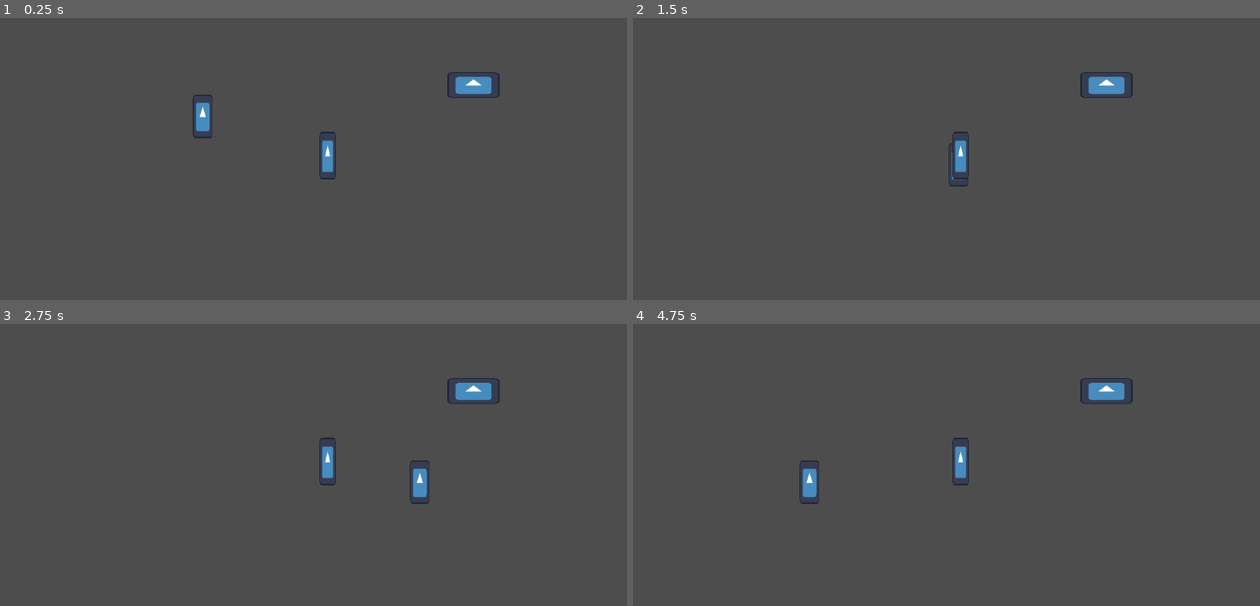
Above: before the commit, frames 1-4 (two rows, left to right).
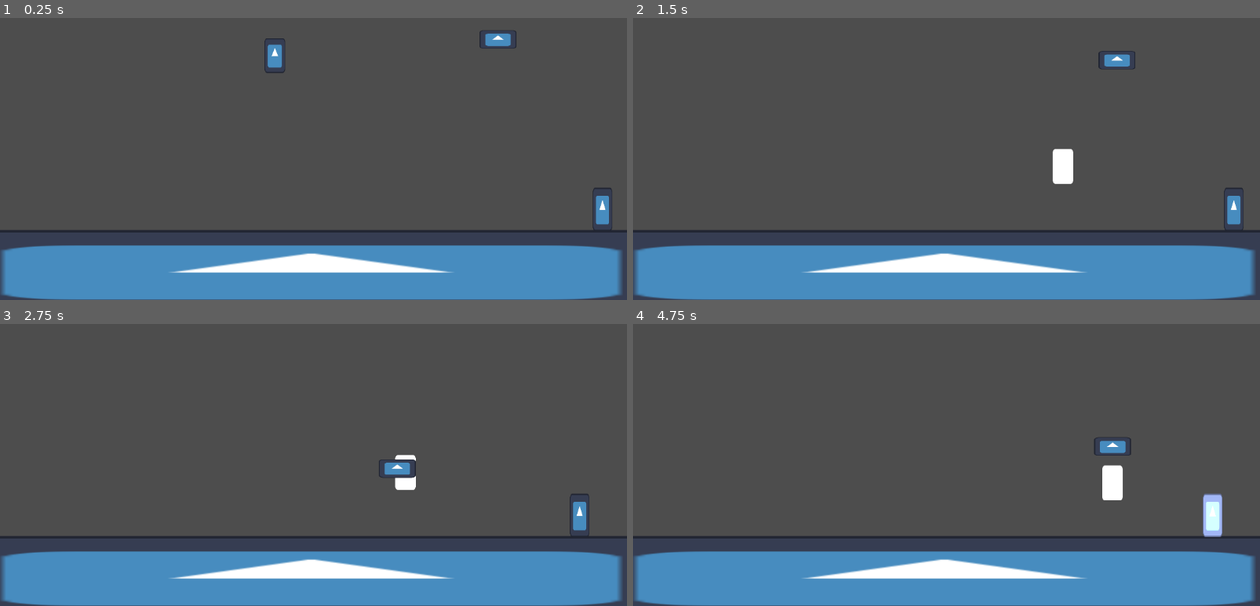
Above: after the commit, the same moments.

Repository: SamHam251/Tutle
Game: Godot game, scene res://scenes/game.tscn
The game is run twice, just before and just after one commit, with the same random seed, the same clock (stepped at 60 frames per second) and the same inputs. Before the commit the project starts from res://scenes/test_scene.tscn. The engine's default icon, where the game draws it, is replaced by a stand-in: a white triangle on a blue panel in a dark square.
Inputs (mouse positions are in pixels of both pictures, inside the frame that each line leads up to):
- Up to frame 1 (0.25 s): no input
- Up to frame 2 (1.5 s): tap Enter (ui_accept) at 0.5, 0.77, 0.8, 1.07, 1.35 s; move the mouse to (1084, 105) at 0.52 s; hold Right (ui_right) from 0.53 s (still down); right-click (1084, 105) at 0.6 s; move the mouse to (821, 142) at 1.27 s
- Up to frame 3 (2.75 s): tap Enter (ui_accept) at 1.52, 1.82, 2.3 s; right-click (188, 448) at 1.55 s; move the mouse to (376, 352) at 2.02 s; release Right (ui_right) at 2.03 s; hold Left (ui_left) from 2.03 s (still down); right-click (376, 352) at 2.1 s
- Up to frame 4 (4.75 s): move the mouse to (915, 501) at 2.77 s; release Left (ui_left) at 2.78 s; hold Right (ui_right) 2.78-4.28 s; right-click (915, 501) at 2.85 s; tap Enter (ui_accept) at 3.02, 3.32, 3.6, 3.77, 4.07, 4.52 s; move the mouse to (1134, 481) at 3.52 s; move the mouse to (758, 377) at 4.27 s; hold Left (ui_left) from 4.28 s (still down); right-click (758, 377) at 4.35 s

The runs differ from the first frame. In frame 1, 22% of the frame differs, in the area x 0-100%, y 4-100%; in frame 2, 22%; in frame 3, 22%; in frame 4, 22%, in the area x 0-100%, y 19-100%.

Commit message:
enemy ground, start of flying enemy
working on the attack

Diff:
--- a/main.tscn
+++ b/main.tscn
@@ -1,7 +1,7 @@
 [gd_scene format=3 uid="uid://chunypk5a35q8"]
 
-[ext_resource type="PackedScene" uid="uid://oy67rn0cumj3" path="res://player.tscn" id="1_ig7tw"]
-[ext_resource type="PackedScene" uid="uid://dyijppicet52a" path="res://wall.tscn" id="2_0xm2m"]
+[ext_resource type="PackedScene" uid="uid://oy67rn0cumj3" path="res://scenes/player.tscn" id="1_ig7tw"]
+[ext_resource type="PackedScene" uid="uid://dyijppicet52a" path="res://scenes/wall.tscn" id="2_0xm2m"]
 [ext_resource type="PackedScene" uid="uid://c1kkxundm2afe" path="res://enemy_testing.tscn" id="3_h2yge"]
 
 [node name="LevelScene" type="Node2D" unique_id=180348882]
--- a/node_2d.tscn
+++ /dev/null
@@ -1,5 +0,0 @@
-[gd_scene format=3 uid="uid://b5myhbv8ntedf"]
-
-[node name="Node2D" type="Node2D" unique_id=1241186504]
-
-[node name="Bone2D" type="Bone2D" parent="." unique_id=609641694]
--- a/project.godot
+++ b/project.godot
@@ -15,7 +15,7 @@
 [application]
 
 config/name="Game Jam"
-run/main_scene="uid://bodmhbgf8bybh"
+run/main_scene="uid://dsv1yaispraxf"
 config/features=PackedStringArray("4.7", "Forward Plus")
 config/icon="res://icon.svg"
 
@@ -34,3 +34,10 @@
 "events": [Object(InputEventMouseButton,"resource_local_to_scene":false,"resource_name":"","device":-1,"window_id":0,"a …(253 unchanged characters)…
 ]
 }
+
+[layer_names]
+
+2d_physics/layer_1="Ground"
+2d_physics/layer_3="Enemies"
+2d_physics/layer_5="Player"
+2d_physics/layer_8="Parry Bounce"
--- a/scenes/enemy_air.tscn
+++ b/scenes/enemy_air.tscn
@@ -4,29 +4,74 @@
 [ext_resource type="Texture2D" uid="uid://barq67eed08is" path="res://icon.svg" id="1_a7ewt"]
 
 [sub_resource type="RectangleShape2D" id="RectangleShape2D_cvvuu"]
-size = Vector2(34, 14)
+size = Vector2(26, 12)
 
 [sub_resource type="CircleShape2D" id="CircleShape2D_a7ewt"]
 radius = 162.51923
 
+[sub_resource type="RectangleShape2D" id="RectangleShape2D_2fjjf"]
+size = Vector2(106, 77.25)
+
+[sub_resource type="SegmentShape2D" id="SegmentShape2D_ankee"]
+
 [node name="EnemyAir" type="CharacterBody2D" unique_id=1416769464]
 scale = Vector2(2, 2)
-collision_layer = 5
+collision_layer = 4
 script = ExtResource("1_1wx6a")
 
 [node name="Sprite2D" type="Sprite2D" parent="." unique_id=1886328244]
-scale = Vector2(0.37500003, 0.1875)
+scale = Vector2(0.26562503, 0.1328125)
 texture = ExtResource("1_a7ewt")
 
 [node name="CollisionShape2D" type="CollisionShape2D" parent="." unique_id=1378516277]
 shape = SubResource("RectangleShape2D_cvvuu")
 
 [node name="DetectionRange" type="Area2D" parent="." unique_id=1769662769]
-collision_mask = 2
+collision_layer = 0
+collision_mask = 16
 
 [node name="CollisionShape2D" type="CollisionShape2D" parent="DetectionRange" unique_id=474396612]
 shape = SubResource("CircleShape2D_a7ewt")
-debug_color = Color(0.7, 0.7, 0.7, 0.13725491)
+debug_color = Color(0.7, 0.7, 0.7, 0)
 
-[node name="RayCast2D" type="RayCast2D" parent="." unique_id=1872960686]
-target_position = Vector2(0, 100)
+[node name="HoverRange" type="Area2D" parent="." unique_id=1922989385]
+collision_layer = 0
+collision_mask = 16
+
+[node name="CollisionShape2D" type="CollisionShape2D" parent="HoverRange" unique_id=879329161]
+position = Vector2(0, -0.125)
+shape = SubResource("RectangleShape2D_2fjjf")
+debug_color = Color(0.8549998, 0, 0.9, 0.05490196)
+
+[node name="MaxHoverHeight" type="RayCast2D" parent="." unique_id=1872960686]
+visible = false
+target_position = Vector2(0, 150)
+
+[node name="MinHoverHeight" type="RayCast2D" parent="." unique_id=1918990650]
+visible = false
+target_position = Vector2(0, 65)
+
+[node name="Timers" type="Node2D" parent="." unique_id=1039279153]
+
+[node name="ActionTimer" type="Timer" parent="Timers" unique_id=2051585098]
+one_shot = true
+autostart = true
+
+[node name="AttackTimer" type="Timer" parent="Timers" unique_id=1625573927]
+one_shot = true
+
+[node name="AttackHitbox" type="Area2D" parent="." unique_id=2043474585]
+collision_layer = 0
+collision_mask = 144
+
+[node name="CollisionShape2D" type="CollisionShape2D" parent="AttackHitbox" unique_id=693489436]
+rotation = -3.1415927
+scale = Vector2(7, 7)
+shape = SubResource("SegmentShape2D_ankee")
+
+[connection signal="body_entered" from="DetectionRange" to="." method="_on_detection_range_body_entered"]
+[connection signal="body_exited" from="DetectionRange" to="." method="_on_detection_range_body_exited"]
+[connection signal="body_entered" from="HoverRange" to="." method="_on_hover_range_body_entered"]
+[connection signal="body_exited" from="HoverRange" to="." method="_on_hover_range_body_exited"]
+[connection signal="timeout" from="Timers/ActionTimer" to="." method="action"]
+[connection signal="timeout" from="Timers/AttackTimer" to="." method="start_attack"]
--- a/scenes/enemy_ground.tscn
+++ b/scenes/enemy_ground.tscn
@@ -10,11 +10,15 @@
 radius = 162.51923
 
 [sub_resource type="RectangleShape2D" id="RectangleShape2D_ankee"]
-size = Vector2(184, 26)
+size = Vector2(264, 66)
+
+[sub_resource type="CircleShape2D" id="CircleShape2D_cvvuu"]
+radius = 14.0
 
 [node name="EnemyGround" type="CharacterBody2D" unique_id=593195625]
 scale = Vector2(2, 2)
 collision_layer = 4
+collision_mask = 129
 script = ExtResource("1_s4x8n")
 
 [node name="Sprite2D" type="Sprite2D" parent="." unique_id=1183939404]
@@ -22,6 +26,7 @@
 texture = ExtResource("1_7k104")
 
 [node name="CollisionShape2D" type="CollisionShape2D" parent="." unique_id=115647677]
+visible = false
 position = Vector2(0, 6.25)
 shape = SubResource("RectangleShape2D_2fjjf")
 
@@ -30,14 +35,23 @@
 
 [node name="CollisionShape2D" type="CollisionShape2D" parent="DetectionRange" unique_id=684884795]
 shape = SubResource("CircleShape2D_ia1lp")
-debug_color = Color(0.7, 0.7, 0.7, 0.13725491)
+debug_color = Color(0.7, 0.7, 0.7, 0)
 
 [node name="DashRange" type="Area2D" parent="." unique_id=1685161382]
-collision_mask = 17
+collision_mask = 16
 
 [node name="CollisionShape2D" type="CollisionShape2D" parent="DashRange" unique_id=1530890148]
+position = Vector2(0, -20)
 shape = SubResource("RectangleShape2D_ankee")
 debug_color = Color(0.57416666, 0.65, 0, 0.41960785)
+
+[node name="HitboxDash" type="Area2D" parent="." unique_id=1592284625]
+collision_mask = 16
+
+[node name="CollisionPolygon2D" type="CollisionShape2D" parent="HitboxDash" unique_id=788688267]
+position = Vector2(9, 3.5)
+shape = SubResource("CircleShape2D_cvvuu")
+debug_color = Color(0.99999994, 0.011616092, 0.053396374, 0.41960785)
 
 [node name="Timers" type="Node2D" parent="." unique_id=999962972]
 
--- a/scenes/game.tscn
+++ b/scenes/game.tscn
@@ -1,24 +1,52 @@
 [gd_scene format=3 uid="uid://dsv1yaispraxf"]
 
 [ext_resource type="Texture2D" uid="uid://barq67eed08is" path="res://icon.svg" id="1_uwrxv"]
-[ext_resource type="PackedScene" uid="uid://oy67rn0cumj3" path="res://player.tscn" id="2_yqjtg"]
+[ext_resource type="PackedScene" uid="uid://oy67rn0cumj3" path="res://scenes/player.tscn" id="2_yqjtg"]
+[ext_resource type="PackedScene" uid="uid://b5myhbv8ntedf" path="res://scenes/enemy_ground.tscn" id="3_lnu2h"]
+[ext_resource type="PackedScene" uid="uid://cygu13je36f3i" path="res://scenes/enemy_air.tscn" id="4_lbhrr"]
 
 [sub_resource type="RectangleShape2D" id="RectangleShape2D_cvvuu"]
 size = Vector2(1650, 152)
 
+[sub_resource type="RectangleShape2D" id="RectangleShape2D_2fjjf"]
+size = Vector2(20, 116)
+
 [node name="Game" type="Node2D" unique_id=1783197433]
 
-[node name="StaticBody2D" type="StaticBody2D" parent="." unique_id=708615000]
+[node name="Floor" type="StaticBody2D" parent="." unique_id=708615000]
 
-[node name="CollisionShape2D" type="CollisionShape2D" parent="StaticBody2D" unique_id=344124560]
+[node name="CollisionShape2D" type="CollisionShape2D" parent="Floor" unique_id=344124560]
 position = Vector2(572, 595)
 shape = SubResource("RectangleShape2D_cvvuu")
 
-[node name="Sprite2D" type="Sprite2D" parent="StaticBody2D/CollisionShape2D" unique_id=145422301]
+[node name="Sprite2D" type="Sprite2D" parent="Floor/CollisionShape2D" unique_id=145422301]
 position = Vector2(-1.2636185e-05, -1.50203705e-05)
 scale = Vector2(12.890625, 1.1875)
 texture = ExtResource("1_uwrxv")
 
 [node name="Player" parent="." unique_id=592343652 instance=ExtResource("2_yqjtg")]
-position = Vector2(272, 441)
+position = Vector2(506, 171)
 scale = Vector2(2, 2)
+
+[node name="EnemyGround" parent="." unique_id=593195625 instance=ExtResource("3_lnu2h")]
+position = Vector2(1107, 471)
+
+[node name="gay jail delete later" type="Node2D" parent="." unique_id=1473623612]
+position = Vector2(-58, 0)
+
+[node name="StaticBody2D" type="StaticBody2D" parent="gay jail delete later" unique_id=500838062]
+position = Vector2(1105, 511)
+
+[node name="CollisionShape2D" type="CollisionShape2D" parent="gay jail delete later/StaticBody2D" unique_id=1858626152]
+position = Vector2(0, -48)
+shape = SubResource("RectangleShape2D_2fjjf")
+
+[node name="StaticBody2D2" type="StaticBody2D" parent="gay jail delete later" unique_id=682652234]
+position = Vector2(1210, 511)
+
+[node name="CollisionShape2D" type="CollisionShape2D" parent="gay jail delete later/StaticBody2D2" unique_id=919333806]
+position = Vector2(0, -48)
+shape = SubResource("RectangleShape2D_2fjjf")
+
+[node name="EnemyAir" parent="." unique_id=1416769464 instance=ExtResource("4_lbhrr")]
+position = Vector2(915, 168)
--- a/player.tscn
+++ b/scenes/player.tscn
@@ -9,7 +9,7 @@
 size = Vector2(19, 29)
 
 [node name="Player" type="CharacterBody2D" unique_id=592343652 groups=["friendly"]]
-collision_layer = 17
+collision_layer = 16
 script = ExtResource("1_onrkg")
 
 [node name="CollisionShape2D" type="CollisionShape2D" parent="." unique_id=187735370]
--- a/scenes/test_scene_2.tscn
+++ b/scenes/test_scene_2.tscn
@@ -2,7 +2,7 @@
 
 [ext_resource type="PackedScene" uid="uid://b5myhbv8ntedf" path="res://scenes/enemy_ground.tscn" id="1_r8opr"]
 [ext_resource type="PackedScene" uid="uid://cygu13je36f3i" path="res://scenes/enemy_air.tscn" id="2_4ol47"]
-[ext_resource type="PackedScene" uid="uid://oy67rn0cumj3" path="res://player.tscn" id="3_4ol47"]
+[ext_resource type="PackedScene" uid="uid://oy67rn0cumj3" path="res://scenes/player.tscn" id="3_4ol47"]
 
 [sub_resource type="WorldBoundaryShape2D" id="WorldBoundaryShape2D_i7v18"]
 
--- a/scripts/enemy_air.gd
+++ b/scripts/enemy_air.gd
@@ -1,21 +1,88 @@
 extends CharacterBody2D
 
-const SPEED = 300.0
-const HOVER_HEIGHT = -1000  # average height above the ground to hover
+# basic movement
+const SPEED = Vector2(300.0, 250.0)
+const ACCELERATION = Vector2(10.0, 15.0)
 
+# enemy AI variables
+var target = null
+var hover_target = Vector2(0, 0)
+var target_in_hover_range = false
+var attacking = false
+const ATTACK_WINDUP = 0.4
+
+# hovering
+@onready var max_hover_raycast = $MaxHoverHeight  # hover_raycast.is_colliding()
+@onready var min_hover_raycast = $MinHoverHeight
+
+# timers
+@onready var action_timer = $Timers/ActionTimer
+@onready var attack_timer = $Timers/AttackTimer
 
 func _physics_process(delta: float) -> void:
-
 	# Handle jump.
 	if Input.is_action_just_pressed("ui_accept") and is_on_floor():
+		action()
+
+	if attacking:
+		velocity.x = move_toward(velocity.x, 0, ACCELERATION.x)
+		velocity.y = move_toward(velocity.y, 0, ACCELERATION.y)
+	else:
+		hover_towards_target()
+
+	move_and_slide()
+
+func action() -> void:  # calls when ActionTimer reaches 0.
+	print("action()")
+	if target == null or action_timer.is_stopped(): return
+	action_timer.stop()  # stop new actions from happening until the current one is finished
+
+	# start spin attack
+	attack_timer.start(ATTACK_WINDUP)
+
+func start_attack() -> void:  # calls when AttackTimer reaches 0.
+	print("start_attack()")
+	pass # Replace with function body.
+
+func hover_towards_target() -> void:
+	# print(target_in_hover_range)
+	if target == null: return
+
+	# X-axis: move towards target if they are outside of hover rect, move away if they are in the rect
+	var dir = sign(position.x - target.position.x)  # positive if to the right of target, negative otherwise
+	if target_in_hover_range:
+		# move away from target
+		velocity.x = move_toward(velocity.x, SPEED.x * dir, ACCELERATION.x)
+		pass
+	else:
+		# move towards target
+		velocity.x = move_toward(velocity.x, SPEED.x * -dir, ACCELERATION.x)
 		pass
 
-	# Get the input direction and handle the movement/deceleration.
-	# As good practice, you should replace UI actions with custom gameplay actions.
-	'''var direction := Input.get_axis("ui_left", "ui_right")
-	if direction:
-		velocity.x = direction * SPEED
+	# Y-axis
+	if not max_hover_raycast.is_colliding():
+		# move towards ground if too high up
+		velocity.y = move_toward(velocity.y, SPEED.y, ACCELERATION.y)
+	elif min_hover_raycast.is_colliding():
+		# move away from ground if too low
+		velocity.y = move_toward(velocity.y, -SPEED.y, ACCELERATION.y)
 	else:
-		velocity.x = move_toward(velocity.x, 0, SPEED)'''
+		if target_in_hover_range:
+			# move away from player
+			velocity.y = move_toward(velocity.y, -SPEED.y, ACCELERATION.y)
+		else:
+			velocity.y = move_toward(velocity.y, SPEED.y, ACCELERATION.y)
 
-	move_and_slide()
+func _on_detection_range_body_entered(body: Node2D) -> void:
+	print([body.is_in_group("friendly"), target])
+	if body.is_in_group("friendly") and target == null:
+		target = body
+		print("targeted")
+
+func _on_hover_range_body_entered(body: Node2D) -> void:
+	if body == target:
+		target_in_hover_range = true
+
+func _on_hover_range_body_exited(body: Node2D) -> void:
+	if body == target:
+		target_in_hover_range = false
--- a/scripts/enemy_ground.gd
+++ b/scripts/enemy_ground.gd
@@ -9,8 +9,9 @@
 var hover_target = 0  # target.position.x - HOVER_RANGE / 2
 var target_in_dash_range = false
 
-# indicator
+# indicator and hitboxes
 @onready var sprite: Sprite2D = $Sprite2D
+@onready var dash_hitbox: Area2D = $HitboxDash
 
 # timers
 @onready var action_timer = $Timers/ActionTimer
@@ -21,14 +22,17 @@
 # dash-specific variables
 const DASH_SPEED = 1300.0
 const DASH_WINDUP = 0.4  # time in seconds between a dash being indicated and a dash happening
-const JUMP_VELOCITY = -250.0
+const JUMP_VELOCITY = -200.0
 
 func _physics_process(delta: float) -> void:
 	# Add the gravity.
 	if not is_on_floor():
 		velocity += get_gravity() * delta
+	else:
+		dash_hitbox.monitoring = false
 
 	if target != null:
+		# AI when there is a target
 		move_to_target()
 	else:
 		pass  # AI when no target in range (do we even need to do this?)
@@ -37,11 +41,10 @@
 
 func move_to_target() -> void:
 	# more accurately, the enemy will hover around the target to keep it just barely in the DashRange collider.
-	if target == null: return  # shouldn't happen but doesn't hurt to be safe. this stops the function if there is no enemy
+	if target == null: return  # shouldn't happen but doesn't hurt to be safe. this stops the function if there is no target
 
 	# sign(position.x - target.position.x) is positive if the player is on the right, and negative if the player is on the left.
-	hover_target = target.position.x + (HOVER_RANGE * 0.8 * sign(position.x - target.position.x))
-	print(target.position.x)
+	hover_target = target.position.x + (HOVER_RANGE * 0.6 * sign(position.x - target.position.x))
 
 	if hover_target > position.x:  # hover around the left side
 		velocity.x = move_toward(velocity.x, SPEED, ACCELERATION)
@@ -78,9 +81,13 @@
 
 	if target.position.x - self.position.x > 0:
 		velocity.x = DASH_SPEED
+		dash_hitbox.scale.x = 1
 	else:
 		velocity.x = -DASH_SPEED
+		dash_hitbox.scale.x = -1
 	velocity.y = JUMP_VELOCITY
+
+	dash_hitbox.monitoring = true
 
 	action_timer.start(randf_range(ACTION_COOLDOWN_MIN, ACTION_COOLDOWN_MAX))
 
Renamed: wall.tscn -> scenes/wall.tscn
